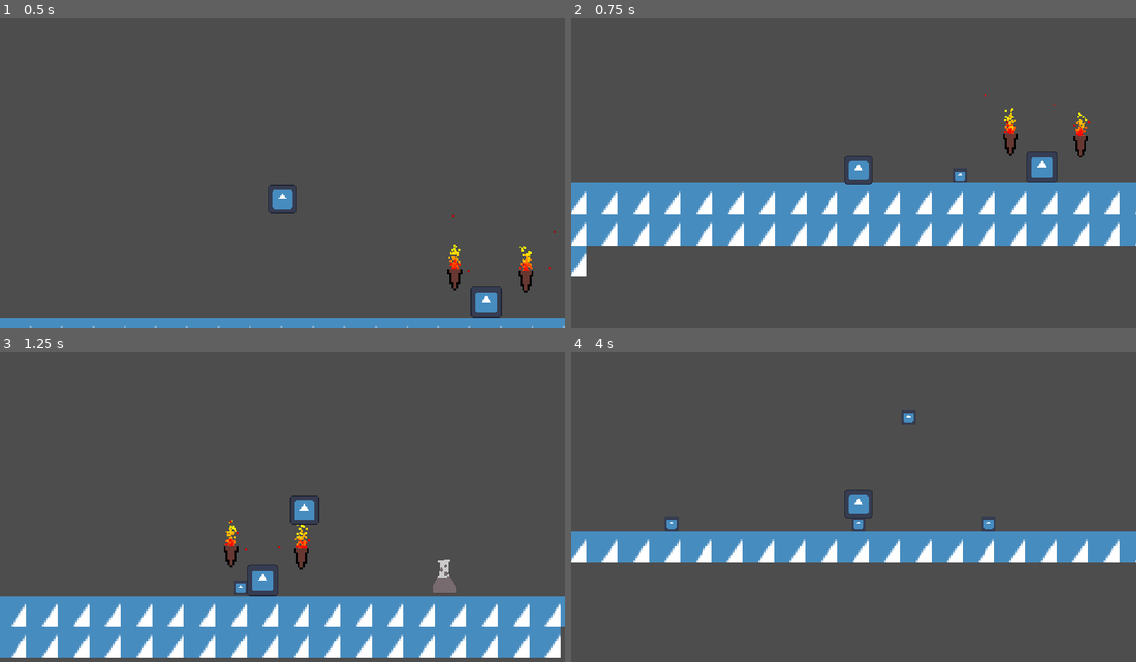
Above: before the commit, frames 1-4 (two rows, left to right).
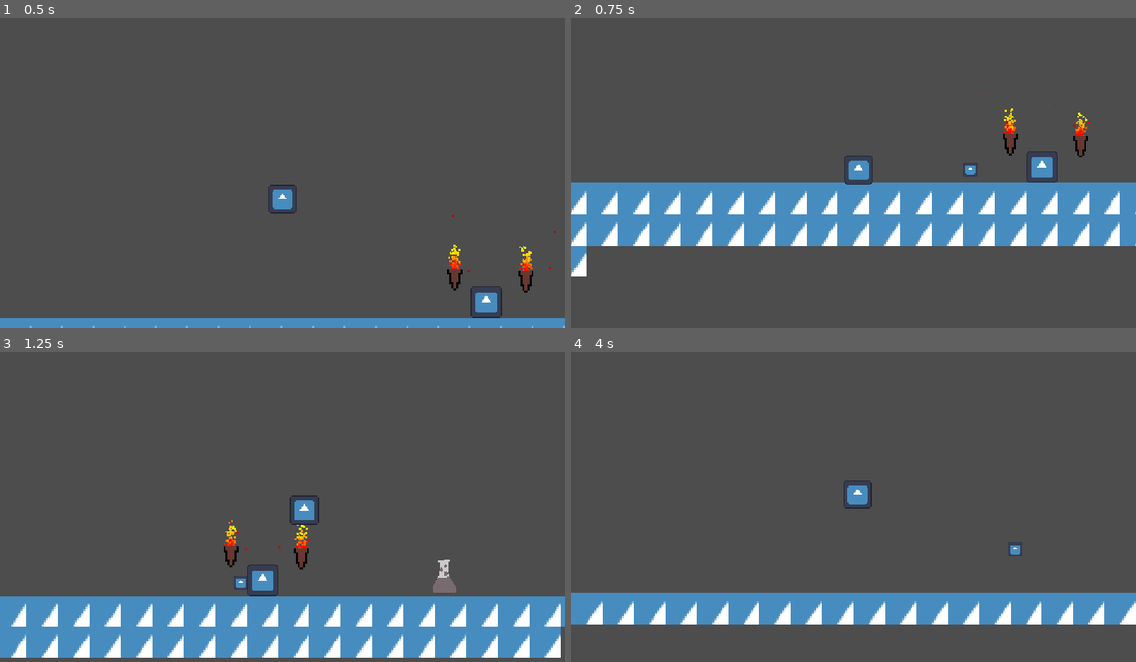
Above: after the commit, the same moments.

Repository: skueee/jame-gam-26
Game: Godot game, scene res://main.tscn
Two runs of this game, one before a commit and one after it. Both use one fixed random seed, a clock stepped at 60 frames per second and the inputs below. The engine's default icon, where the game draws it, is replaced by a stand-in: a white triangle on a blue panel in a dark square.
Inputs (mouse positions are in pixels of both pictures, inside the frame that each line leads up to):
- Up to frame 1 (0.5 s): no input
- Up to frame 2 (0.75 s): tap Enter at 0.5 s; move the mouse to (977, 154) at 0.52 s; hold Right (right) from 0.53 s (still down); tap Q (throw) at 0.6 s; click (977, 154) at 0.67 s
- Up to frame 3 (1.25 s): keep holding Right (right); tap Up (up) at 0.77 s
- Up to frame 4 (4 s): move the mouse to (740, 519) at 1.27 s; tap Space (continue) at 1.35 s; tap Up (up) at 1.52, 3.02, 3.77 s; tap Q (throw) at 1.55, 2.1, 3.05, 3.8 s; move the mouse to (910, 432) at 2.02 s; release Right (right) at 2.03 s; hold Left (left) 2.03-2.78 s; move the mouse to (825, 565) at 2.77 s; hold Right (right) from 2.78 s (still down); tap Alt at 2.85 s; click (825, 565) at 2.92 s; move the mouse to (1023, 550) at 3.52 s; tap Shift at 3.6 s

Frame 1 is identical in both runs. In frame 2, 0.1% of the frame differs, in the area x 67-72%, y 46-54%; in frame 3, less than 0.1%; in frame 4, 21%, in the area x 0-100%, y 18-88%.

Commit message:
added throwables: weapons

Diff:
--- a/player.gd
+++ b/player.gd
@@ -42,7 +42,7 @@
 		var potion: RigidBody2D = throwable.instantiate()
 		potion.global_position = global_position
 		get_parent().add_child(potion)
-		var throw_direction = Vector2(direction, 0)
+		var throw_direction = Vector2(direction if direction else 1, 0)
 		var throw_force = 500.0
 		potion.apply_central_impulse(throw_direction * throw_force)
 
--- a/throwable.tscn
+++ b/throwable.tscn
@@ -2,10 +2,45 @@
 
 [ext_resource type="Texture2D" uid="uid://1v7kurpovumq" path="res://icon.svg" id="1_y31su"]
 
+[sub_resource type="GDScript" id="GDScript_y31su"]
+resource_name = "expire"
+script/source = "extends RigidBody2D
+@onready var timer: Timer = $Timer
+
+
+# Called when the node enters the scene tree for the first time.
+func _ready() -> void:
+	timer.timeout.connect(expire)
+	timer.start()
+
+
+func expire():
+	queue_free()
+"
+
 [sub_resource type="RectangleShape2D" id="RectangleShape2D_tsws6"]
 size = Vector2(7.5, 7.5)
 
+[sub_resource type="GDScript" id="GDScript_jiiek"]
+resource_name = "enemykillzone"
+script/source = "extends Area2D
+
+
+
+
+
+func _on_body_entered(body: Node2D) -> void:
+	if body.name == \"enemy\":
+		body.queue_free()
+"
+
+[sub_resource type="RectangleShape2D" id="RectangleShape2D_wmg3h"]
+size = Vector2(10, 10)
+
 [node name="throwable" type="RigidBody2D" unique_id=1626015072]
+mass = 0.007
+gravity_scale = 0.0
+script = SubResource("GDScript_y31su")
 
 [node name="Sprite2D" type="Sprite2D" parent="." unique_id=1759565082]
 position = Vector2(0, 5.9604645e-08)
@@ -14,3 +49,14 @@
 
 [node name="CollisionShape2D" type="CollisionShape2D" parent="." unique_id=696245529]
 shape = SubResource("RectangleShape2D_tsws6")
+
+[node name="Timer" type="Timer" parent="." unique_id=27813274]
+wait_time = 5.0
+
+[node name="Area2D" type="Area2D" parent="." unique_id=667631236]
+script = SubResource("GDScript_jiiek")
+
+[node name="CollisionShape2D" type="CollisionShape2D" parent="Area2D" unique_id=1130720660]
+shape = SubResource("RectangleShape2D_wmg3h")
+
+[connection signal="body_entered" from="Area2D" to="Area2D" method="_on_body_entered"]
